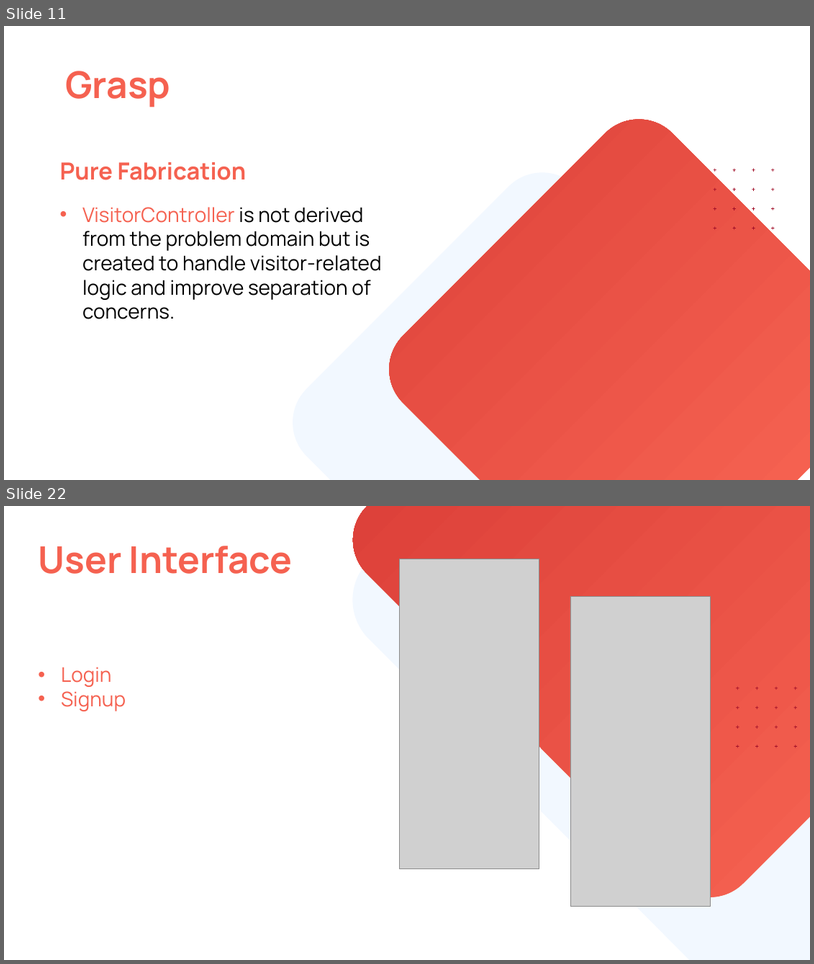
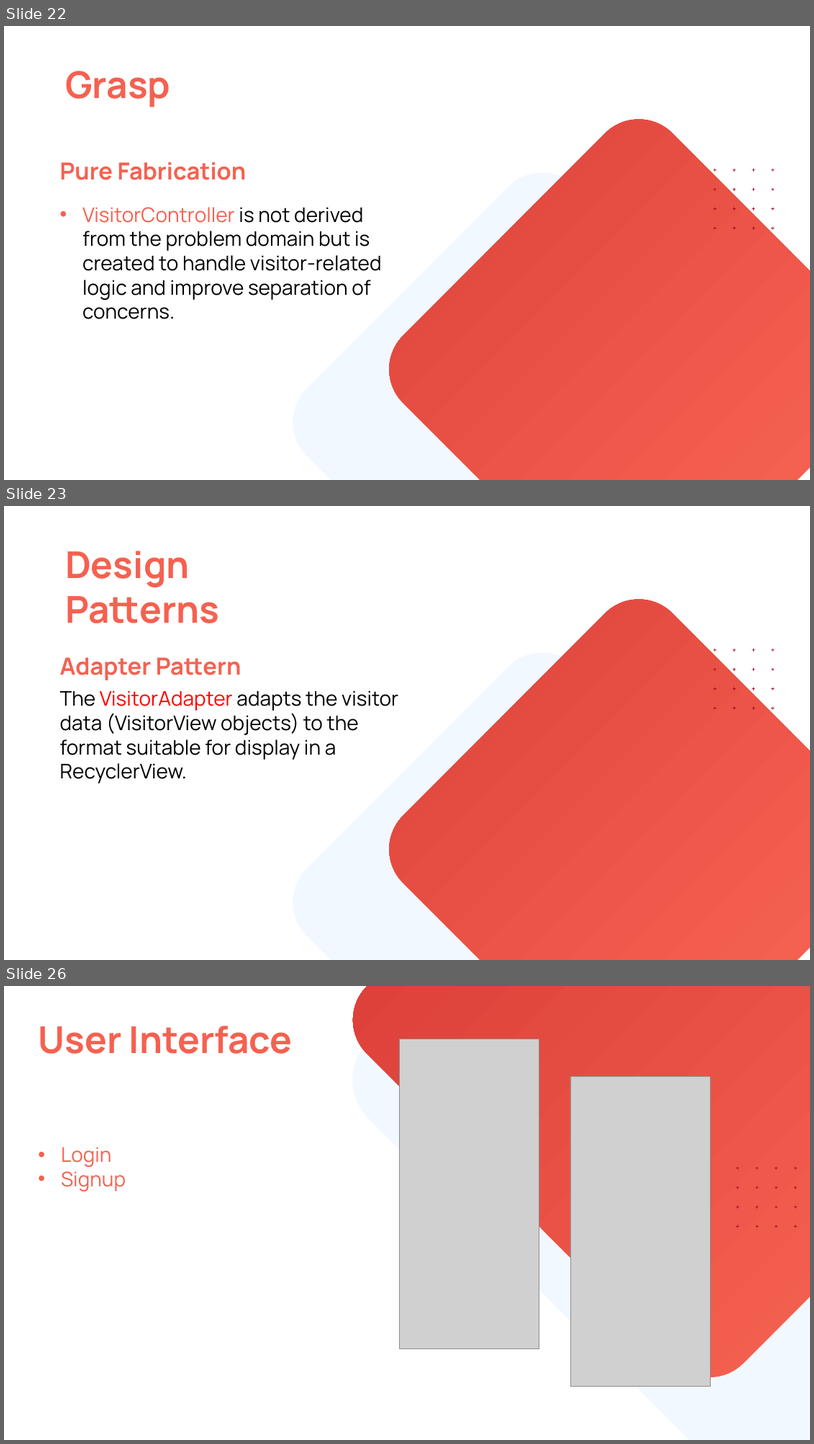
Before and after one commit to emaanfatima118/SmartKnock, a slide deck: 22i-1313_22i-0869_22i-0785_H.pptx. Shown one above the other, each under a label of ours: slides 11 and 22 before the commit, slides 22, 23 and 26 after it; the slides between them are not shown. The pictures are 814x964 and 814x1444 pixels, drawn with LibreOffice and Linux fonts; fonts in the diff are those of the drawing; grey boxes stand for pictures; background and template pictures are left out. Boxes give left, top, right and bottom in pixels: in the first picture for what was removed or moved away, otherwise in the second. Text is boxed around its words. In the diff, an @@ line names an element or a change of style, - is before the commit and + after.

```diff
--- a/22i-1313_22i-0869_22i-0785_H.pptx
+++ b/22i-1313_22i-0869_22i-0785_H.pptx
@@ slide 23 added at (4,506,810,960), background #FFFFFF; not listed: 2 template elements that a slide beside it also shows @@
@@ text added at (65,551,219,623), 44 pt, text #F56150, bold @@
+Design Patterns
@@ freeform shape added at (714,648,774,709), fill #A10F28 @@
@@ text added at (60,657,242,680), 28 pt, text #F56150, bold @@
+Adapter Pattern
@@ text added at (60,690,399,783), 24 pt, text #000000 @@
+The VisitorAdapter adapts the visitor data (VisitorView objects) to the format suitable for display in a RecyclerView.
@@ what was slide 11 is now slide 22 @@
@@ what was slide 22 is now slide 26 @@
```
Also in this commit, not shown: 6 slides changed, 2 other slides added.
